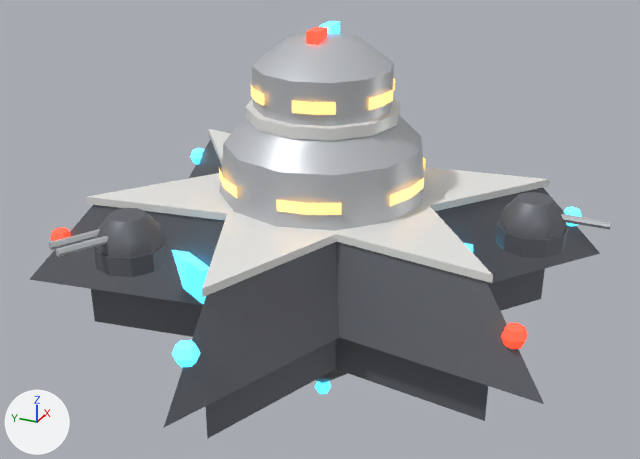
One commit to the glTF model godot/assets/stations/police_station.glb: the scene before it, then after it.
Before and after are seen from a 50 mm camera at (-2.462, -1.067, 1.22) aimed at (-0.006, 0.038, -0.009). Arrows for +X, +Y and +Z are at lower left; the lights stay in place. The first picture is the older version. Vertices at exactly the same position are counted once.

Names of what the first picture shows: 'police_station'.
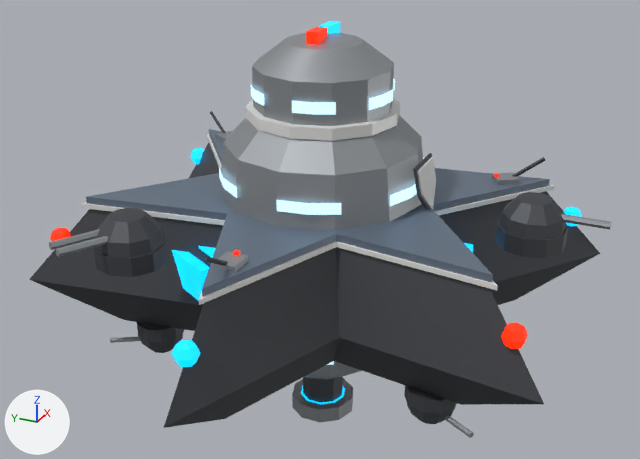
The newer file is also turned or shifted as a whole; pictures and numbers use the older file's frame.

What differs and where, as boxes [x1, y1, x2, y2] in the pictures (640 x 459 px; the box of a moved part takes in the faces that stretch with it):
'police_station', recoloured, reshaped (darker): before [29, 21, 611, 439]; after [29, 21, 611, 438]
part 1 of me_police_station, added: after [303, 376, 343, 403]
part 2 of me_police_station, added: after [137, 322, 184, 342]
part 3 of me_police_station, added: after [140, 333, 183, 353]
part 4 of me_police_station, added: after [404, 386, 457, 414]
part 5 of me_police_station, added: after [406, 400, 456, 424]
part 6 of me_police_station, added (mostly hidden): after [201, 250, 211, 267]
part 7 of me_police_station, moved or reshaped: before [91, 269, 545, 439]; after [81, 133, 555, 305]
part 8 of me_police_station, added (mostly hidden): after [199, 246, 216, 258]
part 9 of me_police_station, added: after [110, 337, 141, 343]
part 10 of me_police_station, added: after [444, 415, 474, 438]
part 11 of me_police_station, added: after [216, 131, 232, 142]
part 12 of me_police_station, rebuilt (mostly hidden before): before [316, 369, 348, 383]; after [305, 361, 362, 380]
part 13 of me_police_station, built on: before [315, 381, 331, 394]; after [31, 254, 598, 428]
part 14 of me_police_station, added: after [413, 153, 545, 209]
part 15 of me_police_station, added: after [204, 251, 248, 272]
part 16 of me_police_station, added: after [210, 111, 226, 133]
part 17 of me_police_station, recoloured (white to greyish blue): [86, 129, 550, 296] in both

What changed in the scene script:
```text
Change mat_hulldark:
    mat_hulldark.base_color: (0.16, 0.17, 0.19) -> (0.075, 0.08, 0.09)  # grey #6f7379 -> dark grey #4d5055
Change mat_light:
    mat_light.base_color: (0.25, 0.8, 1.0) -> (0.0, 0.25, 0.6)  # cyan #89e7ff -> blue #0089cb
    mat_light.emission_color: (0.05, 0.6, 1.0) -> (0.0, 0.45, 1.0)  # cyan #3fcbff -> cyan #00b3ff
Change mat_hull:
    mat_hull.base_color: (0.58, 0.6, 0.63) -> (0.33, 0.35, 0.37)  # light grey #c8cbd0 -> grey #9ba0a4
Change mat_window:
    mat_window.emission_color: (1.0, 0.55, 0.15) -> (0.5, 0.8, 1.0)  # orange #ffc46c -> blue #bce7ff
Add mat_steel:
    mat_steel = principled_material('Steel')
    mat_steel.base_color = (0.18, 0.23, 0.3)  # greyish blue #768495
    mat_steel.metallic = 0.5
Change me_police_station:
    remove me_police_station.from_pydata(...)  # 696 vertices, 1138 faces; spans x -0.97..0.97, y -0.87..0.87, z -0.66..0.66
    add me_police_station.from_pydata(...)  # 1293 vertices, 2126 faces; spans x -0.97..0.97, y -0.87..0.87, z -0.72..0.66
    me_police_station part 1: a new loose piece, a 10-sided cylinder along z spanning x -0.07..0.07, y -0.04..0.1, z -0.68..-0.54, in mat_hulldark (dark grey #4d5055)
    me_police_station part 2: a new loose piece, a 10-sided cylinder along z spanning x -0.362..-0.198, y 0.436..0.593, z -0.362..-0.317, in mat_hulldark (dark grey #4d5055)
    me_police_station part 3: the loose piece of 31 vertices spanning x -0.69..-0.49, y 0.28..0.46, z 0.13..0.22 is copied, and the copy is turned -180 degrees about the x axis through its middle and scaled by 0.789, then moved by (0.31, 0.14, -0.58); it spans x -0.36..-0.2, y 0.44..0.59, z -0.44..-0.36
    me_police_station part 4: a new loose piece, a 10-sided cylinder along z spanning x -0.362..-0.198, y -0.535..-0.378, z -0.362..-0.317, in mat_hulldark (dark grey #4d5055)
    me_police_station part 5: the loose piece of 31 vertices spanning x -0.1..0.1, y -0.75..-0.56, z 0.13..0.22 is copied, and the copy is turned -180 degrees about the x axis through its middle and scaled by 0.789, then moved by (-0.28, 0.2, -0.58); it spans x -0.36..-0.2, y -0.53..-0.38, z -0.44..-0.36
    me_police_station part 6: the loose piece of 8 vertices spanning x -0.46..-0.32, y 0.21..0.42, z -0.1..0.01 is copied, and the copy is scaled about its middle by (0.897, 0.89, 0.667), then moved by (0.03, -0.08, 0.04), in mat_hulldark (dark grey #4d5055); it spans x -0.42..-0.29, y 0.14..0.33, z -0.05..0.02
    me_police_station part 7: the loose piece of 24 vertices spanning x -0.78..0.78, y -0.65..0.7, z -0.32..-0.15 is scaled about its middle by (1, 1, 0.0857), then moved by (0.0, 0.0, 0.34), in mat_accent (white #e7e7e5)
    me_police_station part 8: the loose piece of 8 vertices spanning x -0.46..-0.32, y 0.21..0.42, z -0.1..0.01 is copied, and the copy is scaled about its middle by (0.908, 0.891, 0.0778), then moved by (0.03, -0.08, 0.07); it spans x -0.43..-0.29, y 0.14..0.33, z 0.02..0.03
    me_police_station part 9: the loose piece of 12 vertices spanning x -0.8..-0.63, y 0.36..0.47, z 0.16..0.18 is copied, and the copy is scaled about its middle by (0.458, 1.35, 0.684), then moved by (0.38, 0.19, -0.57); it spans x -0.37..-0.29, y 0.53..0.67, z -0.4..-0.39
    me_police_station part 10: the loose piece of 12 vertices spanning x -0.01..0.01, y -0.87..-0.69, z 0.16..0.18 is copied, and the copy is multiplied about its middle by the matrix ((0.592, 0.395, -0.342), (-0.342, 0.683, 0.197), (0.394, 0.0, 0.683)), then moved by (-0.33, 0.24, -0.57); it spans x -0.37..-0.29, y -0.61..-0.48, z -0.4..-0.39
    me_police_station part 11: the loose piece of 8 vertices spanning x -0.55..-0.53, y 0.33..0.35, z 0.17..0.18 is copied, and the copy is turned 60 degrees about the z axis through its middle and scaled by 3.38, then moved by (0.85, 0.22, -0.04), in mat_hull (grey #9ba0a4); it spans x 0.26..0.35, y 0.51..0.6, z 0.11..0.16
    me_police_station part 12: the loose piece of 25 vertices spanning x -0.29..0.29, y -0.26..0.32, z -0.62..-0.33 is rebuilt with 61 vertices and now spans x -0.34..0.34, y -0.31..0.37, z -0.55..-0.13, in mat_hull (grey #9ba0a4)
    me_police_station part 13: 19 vertices removed from x -0.03..0.03, y 0.0..0.06, z -0.66..-0.6; 147 vertices added at x -0.68..0.68, y -0.56..0.62, z -0.72..-0.32
    me_police_station part 14: 36 vertices added at x -0.08..0.37, y -0.61..-0.3, z 0.11..0.28
    me_police_station part 15: 16 vertices added at x -0.74..-0.57, y 0.0..0.06, z 0.11..0.22
    me_police_station part 16: 8 vertices added at x 0.3..0.37, y 0.55..0.67, z 0.13..0.22
    me_police_station part 17: 44 faces spanning x -0.76..0.76, y -0.63..0.69, z 0.12..0.14 switch from mat_accent (white #efefec) to mat_steel (greyish blue #768495)
    other edits to the shape of me_police_station do not show in these pictures
```
